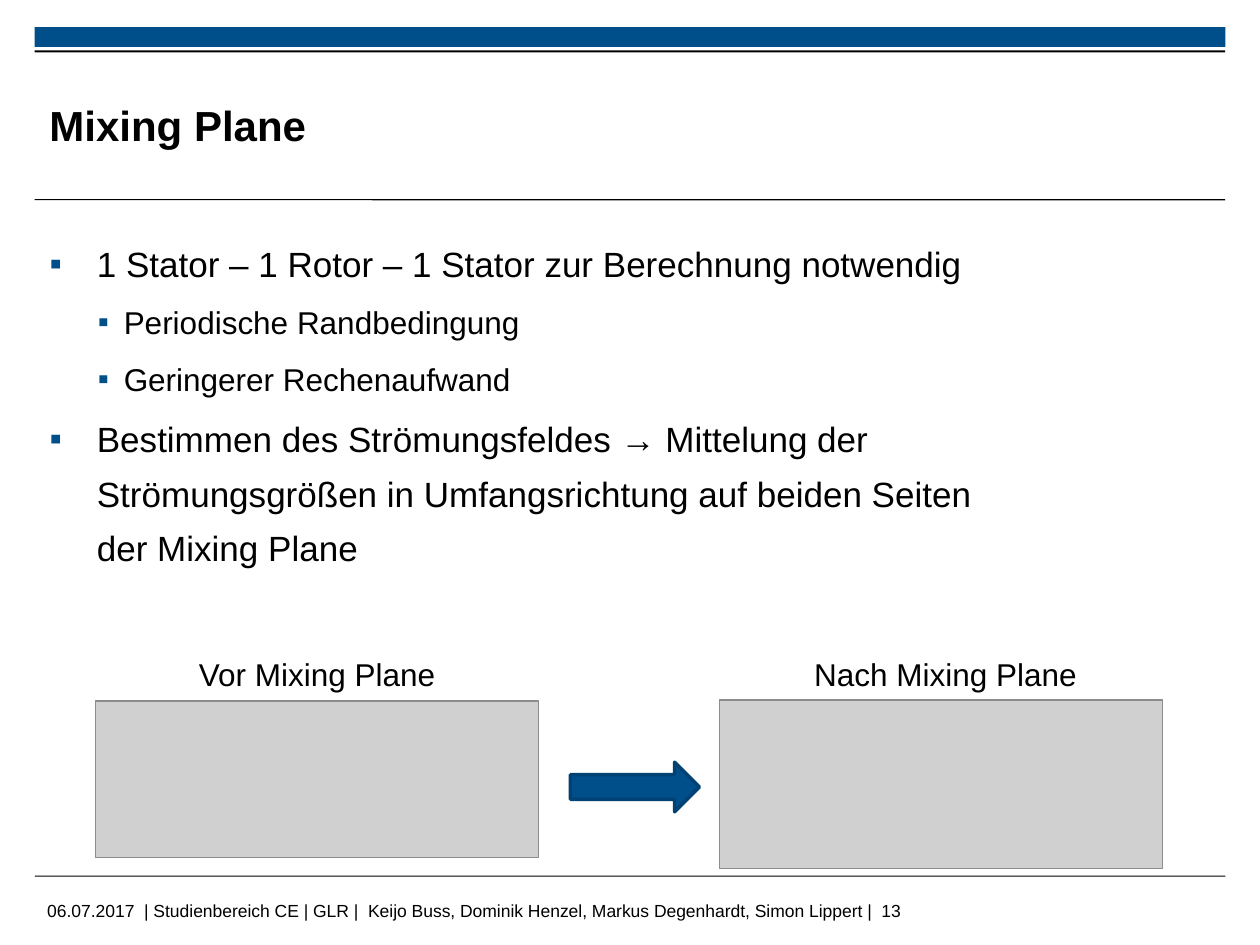
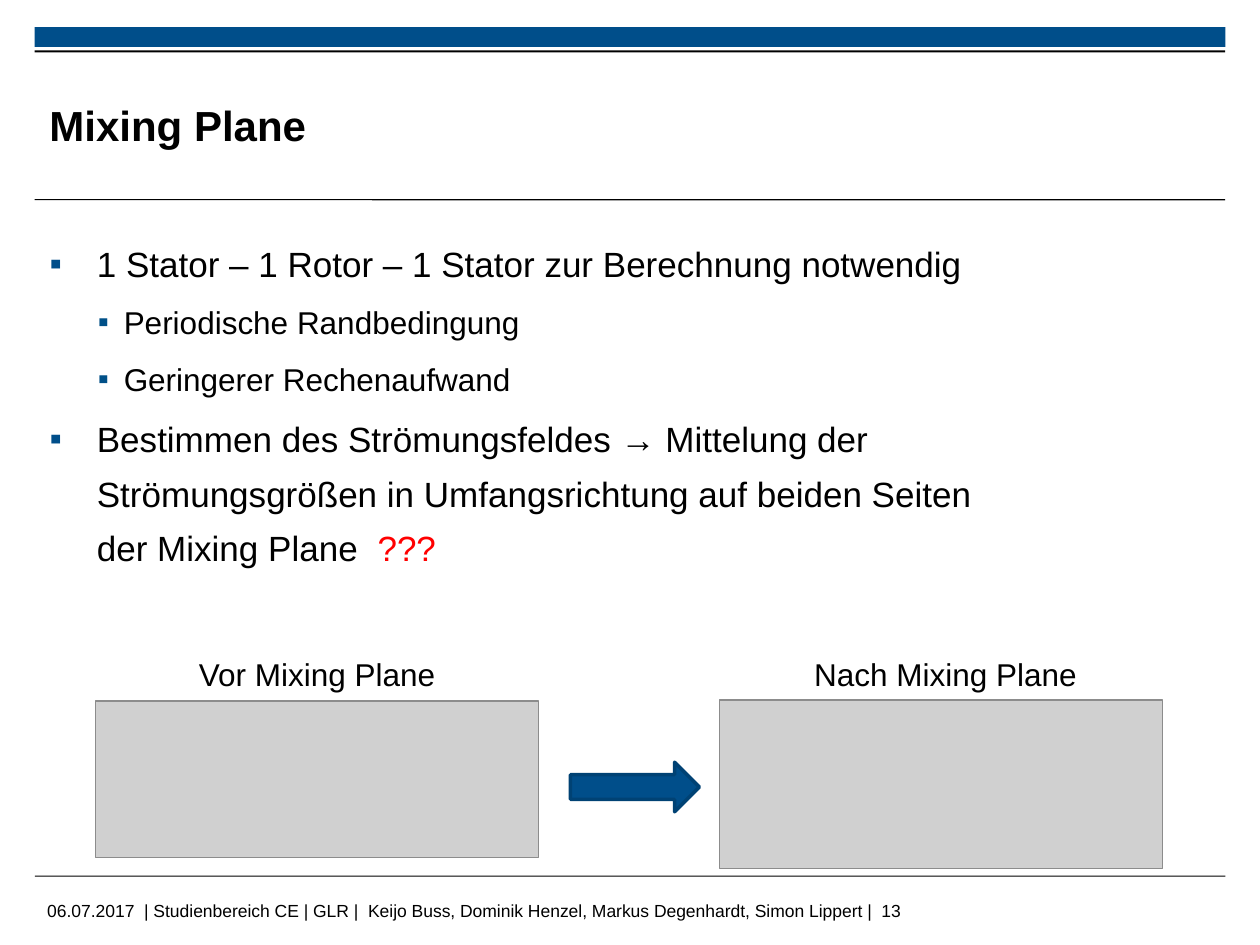
Before and after one commit to MDegenhardt/AusarbeitungADP, a slide deck: slide 13 of Präsentation/Abschluss_Präsentation_Keijo.pptx. Drawn at 1260x945 pixels with LibreOffice and Linux fonts; fonts in the diff are those of the drawing; grey boxes stand for pictures; background and template pictures are left out. Boxes give left, top, right and bottom in pixels: in the first picture for what was removed or moved away, otherwise in the second. Text is boxed around its words. In the diff, an @@ line names an element or a change of style, - is before the commit and + after.

```diff
--- a/Präsentation/Abschluss_Präsentation_Keijo.pptx
+++ b/Präsentation/Abschluss_Präsentation_Keijo.pptx
@@ text at [97,426,971,568]: text changed @@
-▪ Bestimmen des Strömungsfeldes → Mittelung der Strömungsgrößen in Umfangsrichtung auf beiden Seiten der Mixing Plane
+▪ Bestimmen des Strömungsfeldes → Mittelung der Strömungsgrößen in Umfangsrichtung auf beiden Seiten der Mixing Plane ???
```
Also in this commit, not shown: 1 other slide changed, 1 other file.
